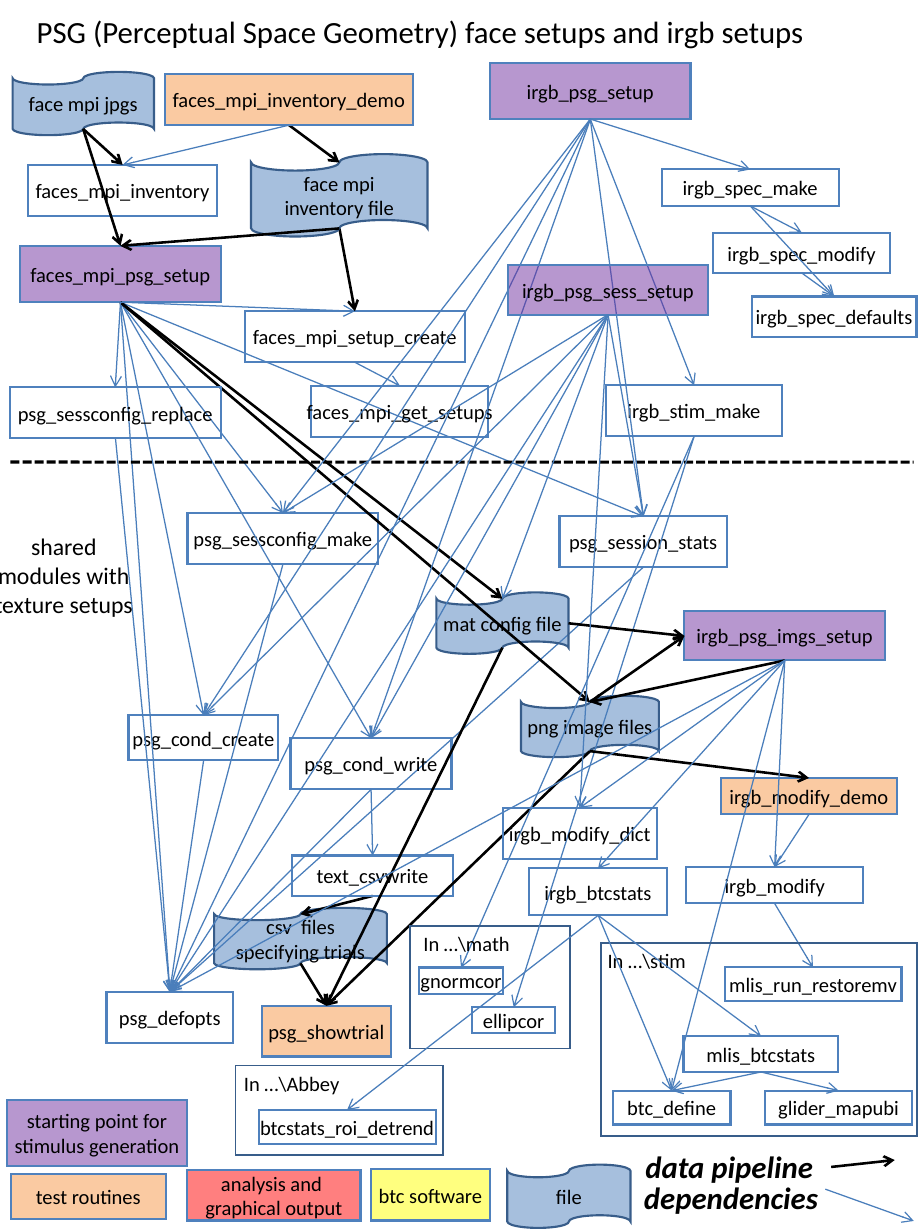
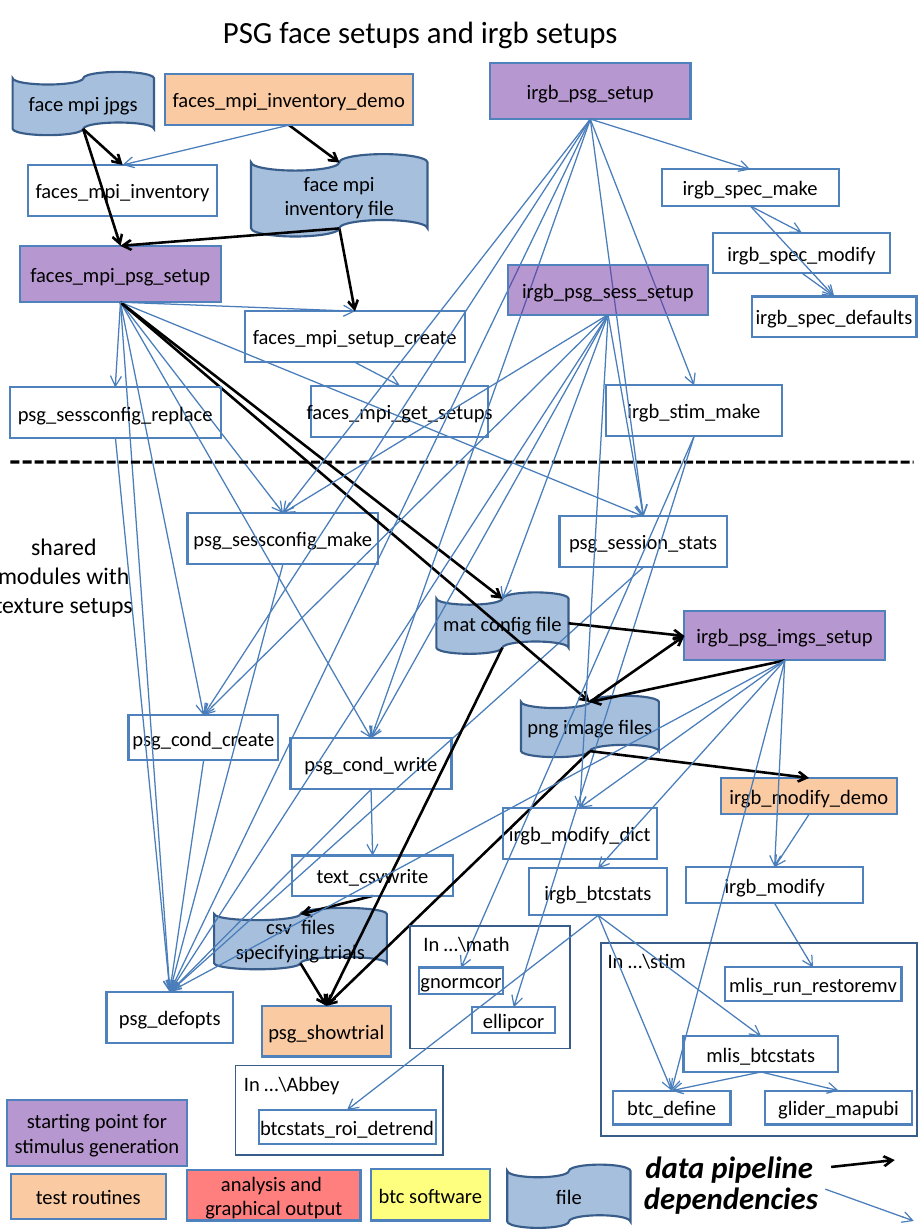
Before and after one commit to jvlab/perceptual_space_geometry, a slide deck: slide 4 of psg-code/psg_howto.ppt (slide 3 before the commit). Drawn at 924x1232 pixels with LibreOffice and Linux fonts; fonts in the diff are those of the drawing. Boxes give left, top, right and bottom in pixels: in the first picture for what was removed or moved away, otherwise in the second. Text is boxed around its words. In the diff, an @@ line names an element or a change of style, - is before the commit and + after.

```diff
--- a/psg-code/psg_howto.ppt
+++ b/psg-code/psg_howto.ppt
@@ title at bbox=[223, 21, 618, 49]: text changed @@
-PSG (Perceptual Space Geometry) face setups and irgb setups
+PSG face setups and irgb setups
```
Also in this commit, not shown: 2 other slides changed, 1 slide added, 1 other file.
